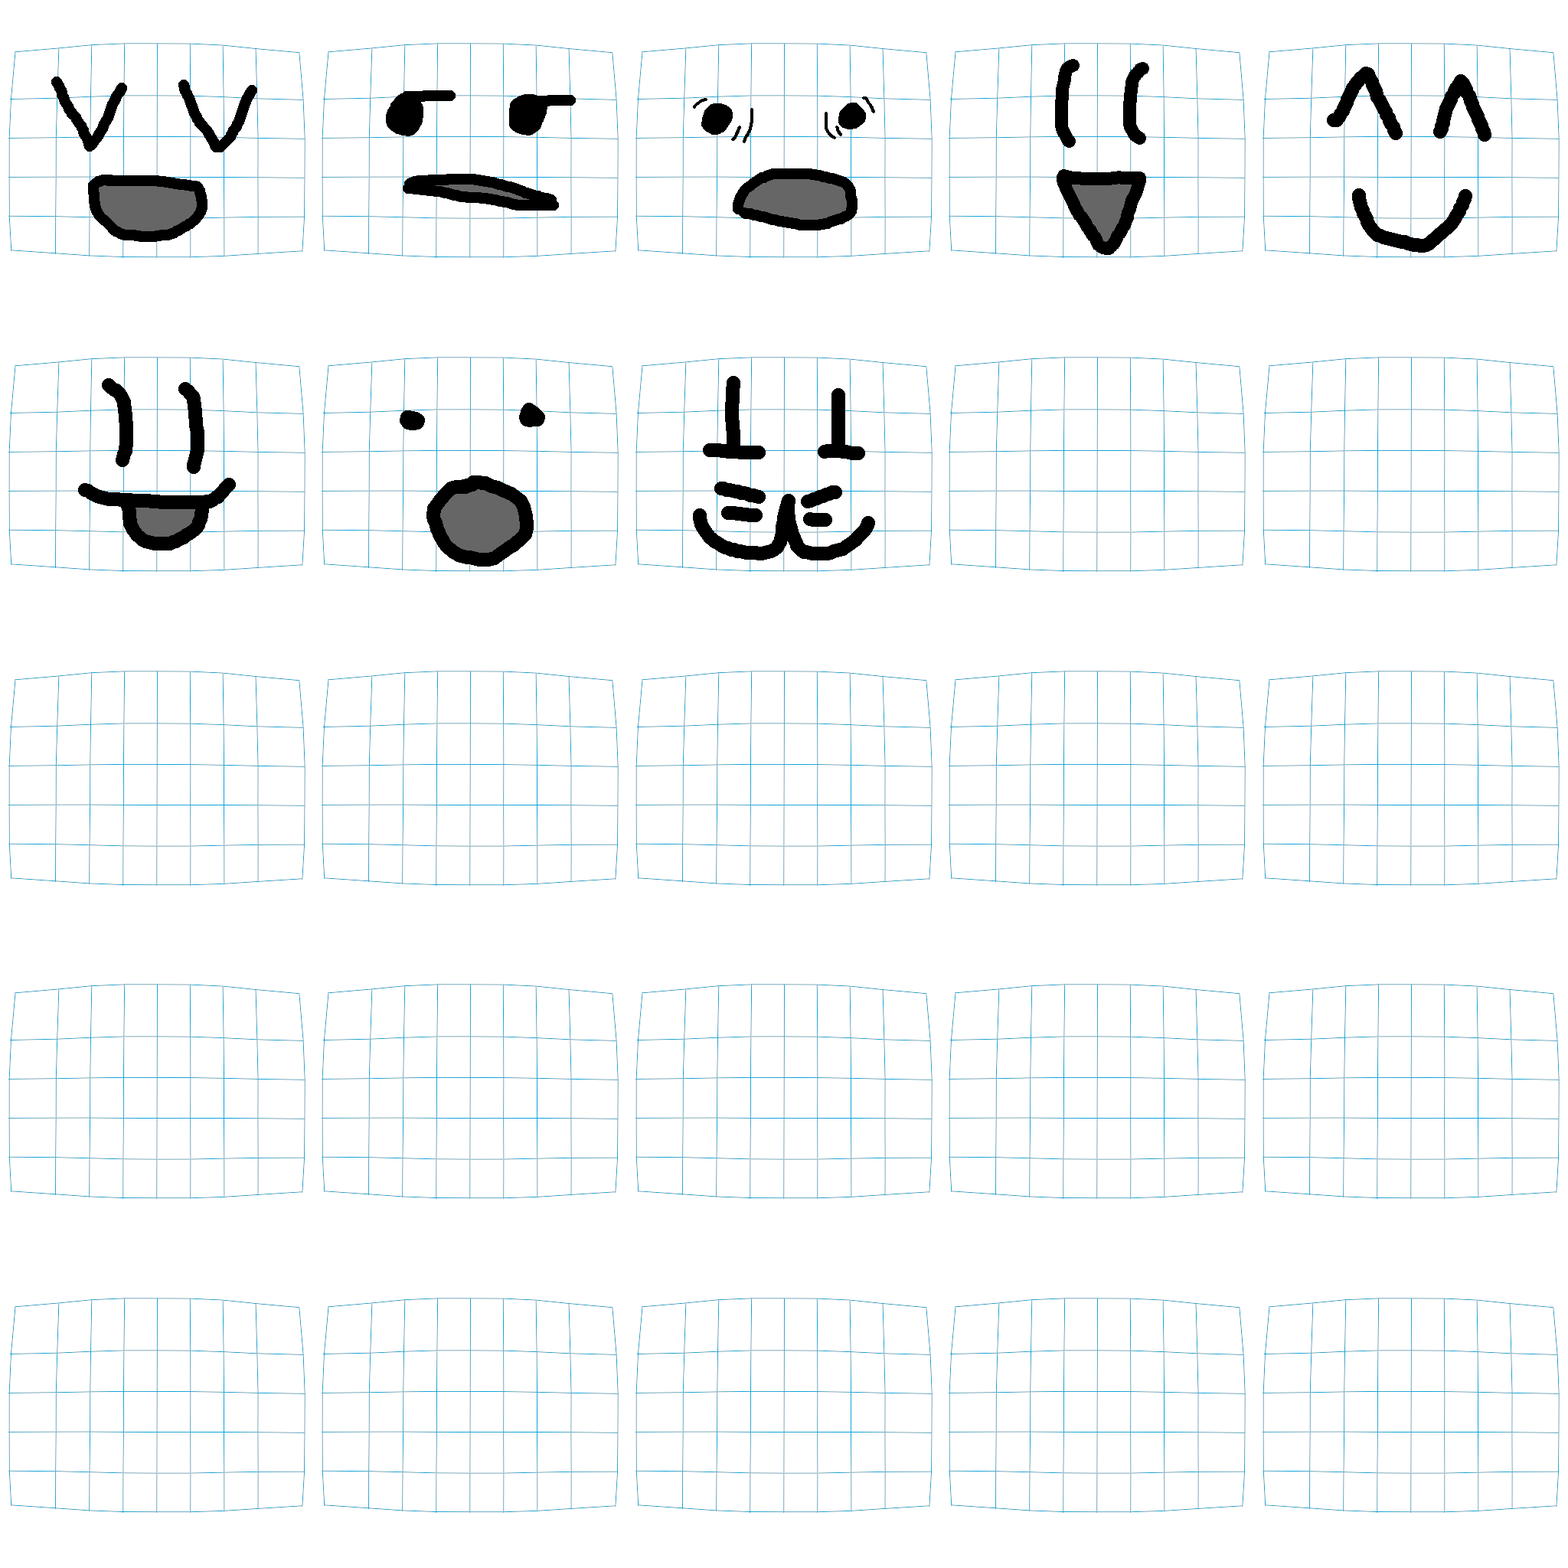
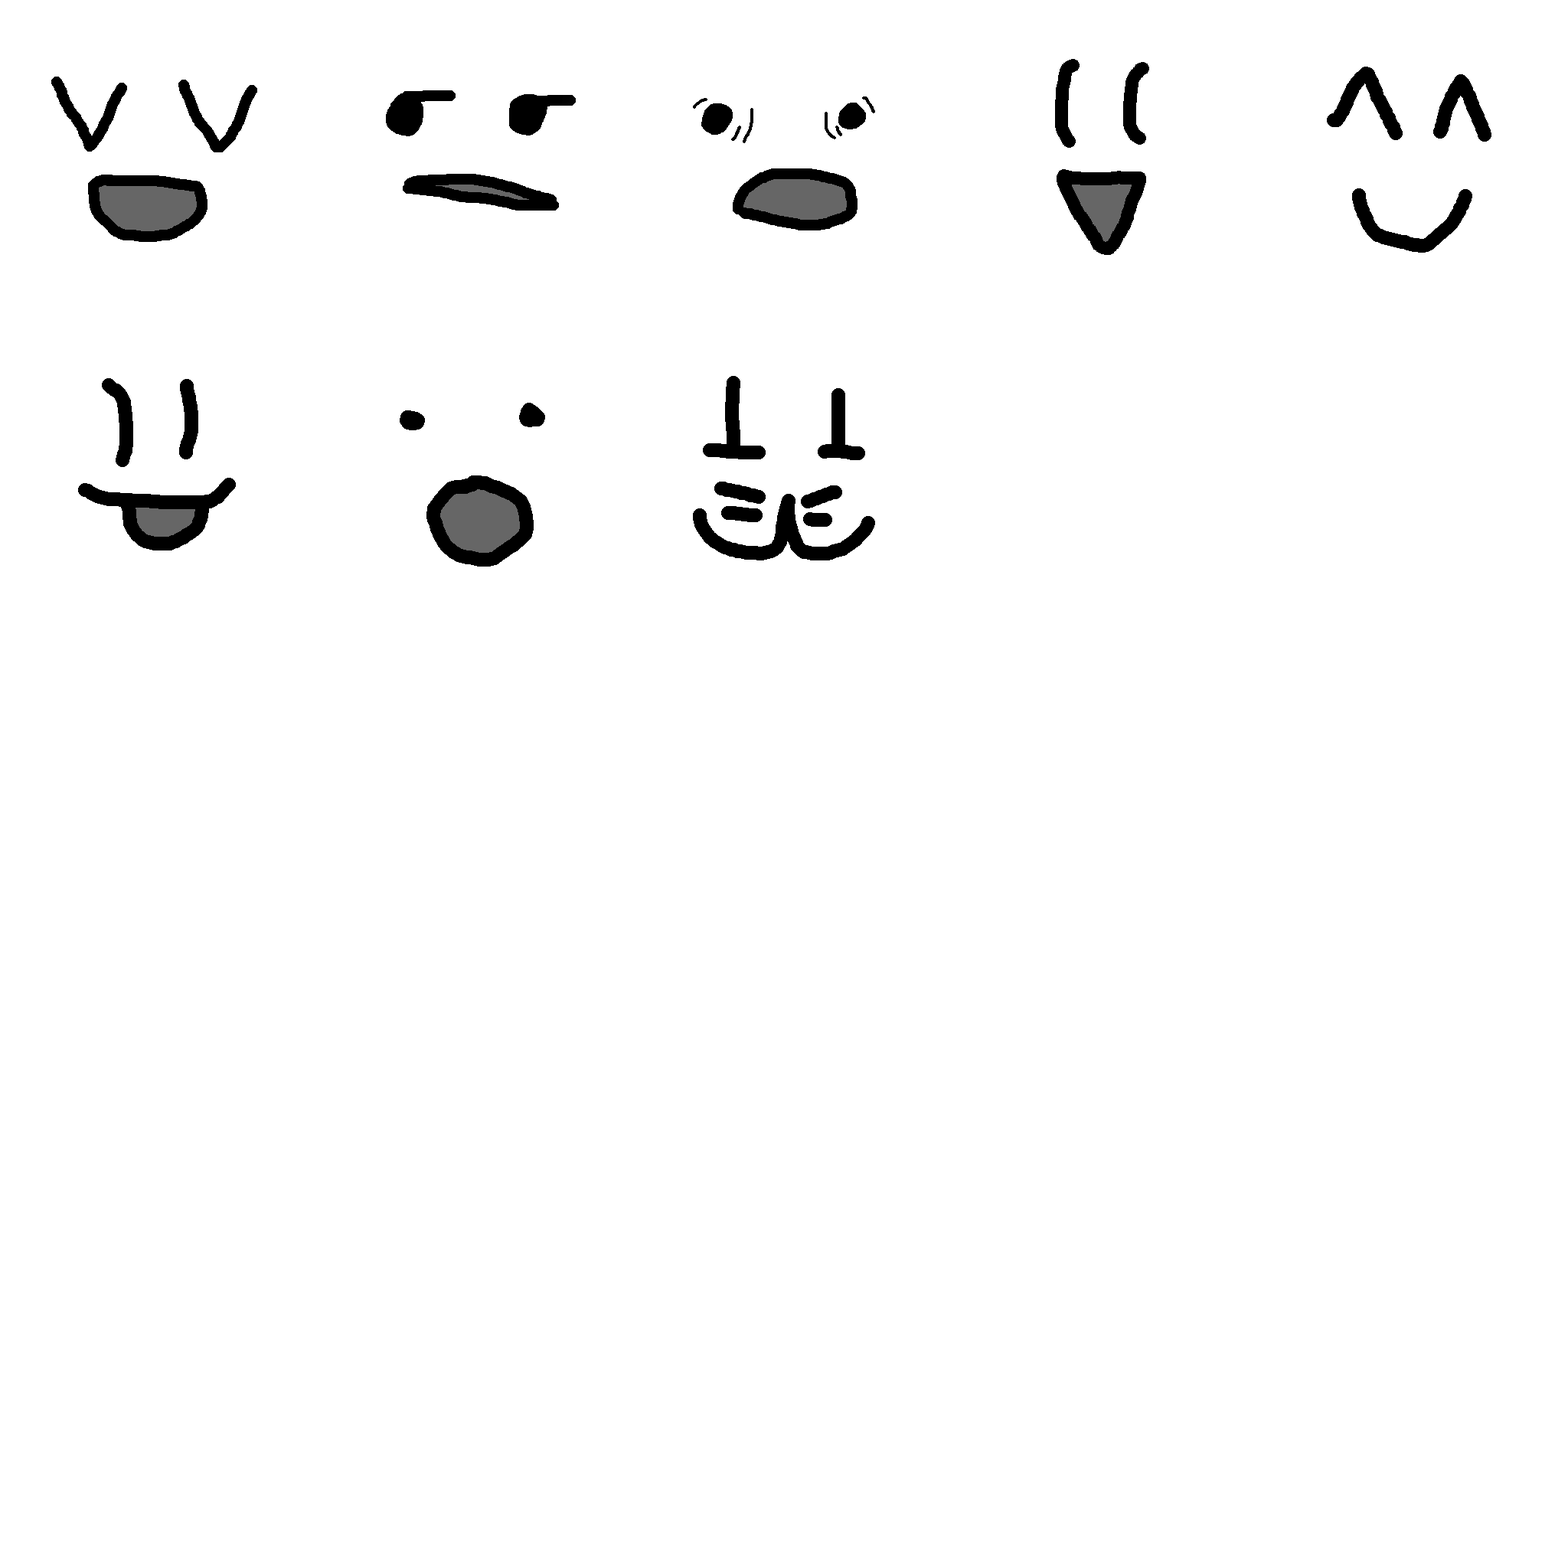
Revision of a layered 1568×1568 image; what changed, layer by layer:
":P": blend normal → darken, painted on it over bbox(78, 378, 236, 551)
hid "UV_Grid" over bbox(8, 42, 1560, 1513)